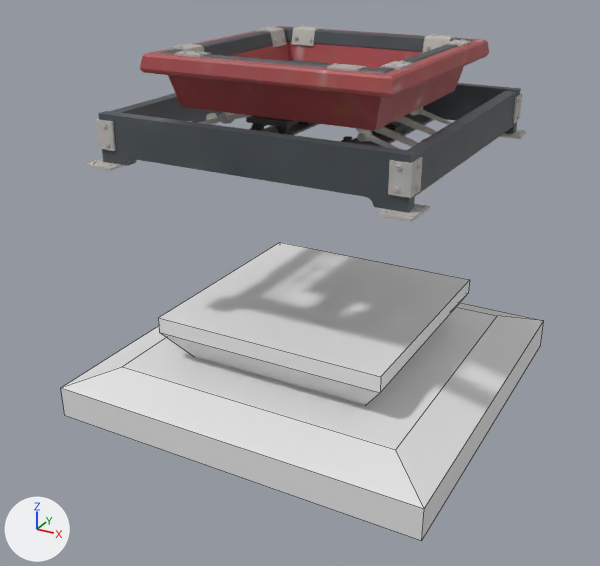
The Blender file models/editor/retro/floor_button/cube_button.blend as it was, and as the next commit left it.
Rendered twice from a 50 mm camera at (90.7, -176.7, 51.2) aimed at (-2.1, -8.0, -33.2). Lighting does not change. The marker at lower left points along +X, +Y and +Z. Mesh edges are drawn as thin lines on the coarser meshes.

Before the edit, the objects in view are built like this:
```python
me_cube_001 = bpy.data.meshes.new('Cube.001')
me_cube_001.from_pydata(...)  # 24 vertices, 20 faces; spans x -48.0..48.0, y -48.0..48.0, z -72.0..-48.0
me_plane = bpy.data.meshes.new('Plane')
me_plane.from_pydata(...)  # 16 vertices, 11 faces; spans x -48.0..48.0, y -48.0..48.0, z 0.0..8.0
# faces by material slot: [10, 1]
me_plane.materials.append(mat_under_floor_button)  # picture img_floor_button_editor_png
me_plane.materials.append(mat_black_white_unlit)  # its picture is missing
# before: 4 (-48.0, 48.0, 8.0), 5 (-48.0, -48.0, 8.0), 6 (48.0, -48.0, 8.0), 7 (48.0, 48.0, 8.0)
me_underground_cube_button_model = bpy.data.meshes.new('underground_cube_button_model')
me_underground_cube_button_model.from_pydata(...)  # 5472 vertices, 8978 faces; spans x -39.6..39.5, y -40.6..40.2, z -0.1..24.9
me_underground_cube_button_model.materials.append(mat_under_floor_button)  # picture img_floor_button_editor_png
ob_base_50s = bpy.data.objects.new('base_50s', me_plane)
ob_base_50s.location = (0.0, 0.0, 0.0)
ob_base_50s.hide_set(True)  # its collection is switched off
ob_cube_button_ref = bpy.data.objects.new('cube_button_ref', me_underground_cube_button_model)
ob_cube_button_ref.location = (0.0, 0.0, 0.0)
ob_selection_50s = bpy.data.objects.new('selection_50s', me_cube_001)
ob_selection_50s.location = (0.0, 0.0, 8.0)
```
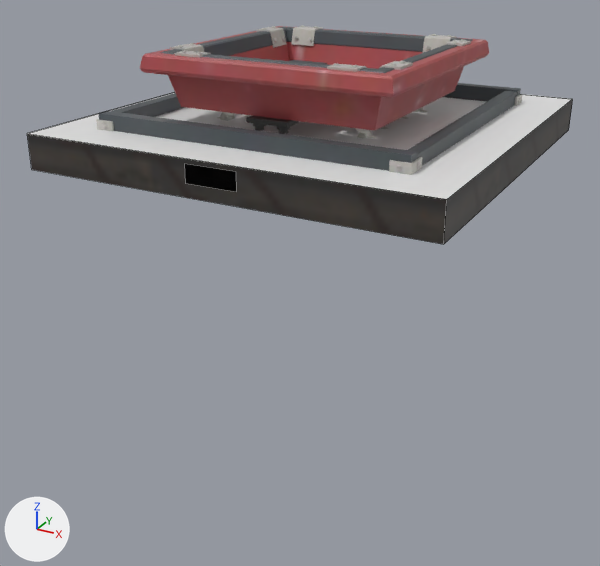
Commit message: Fix flickering in old ap cube/ball buttons

Edits to the bpy script that builds the scene:
```text
Change me_plane:
    used by ob_base_50s; location = (0.0, 0.0, 0.0)
    verts and faces of me_plane; kept vertices keep their numbers, new ones are numbered from 16
    remove me_plane.from_pydata(...)  # 16 vertices, 11 faces; spans x -48.0..48.0, y -48.0..48.0, z 0.0..8.0
    add me_plane.from_pydata(...)  # 20 vertices, 15 faces; spans x -48.0..48.0, y -48.0..48.0, z 0.0..8.1
    me_plane part 1
    add delete_faces([(4, 5, 6, 7)])
    add for new, old in zip([*range(16, 20)], [*range(4, 8)]): verts[new] = verts[old] + (0.0, 0.0, 0.1)
    add faces += [(16, 17, 18, 19), (4, 5, 17, 16), (5, 6, 18, 17), (6, 7, 19, 18), (4, 16, 19, 7)]  # mat_black_white_unlit (its picture is missing)
Change ob_selection_50s:
    add ob_selection_50s.hide_set(True)
Change ob_base_50s:
    remove ob_base_50s.hide_set(True)  # its collection is switched off
```

Where the change shows, as pixel boxes [x1, y1, x2, y2] in the pictures (600 x 566 px):
'selection_50s', hidden: before [61, 242, 544, 540]
'base_50s', shown: after [27, 92, 573, 244]
part 1 of me_plane, built on: after [27, 92, 573, 200]
